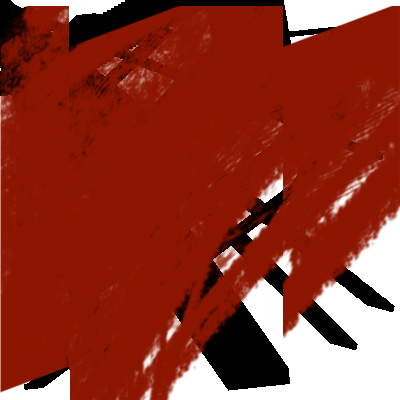
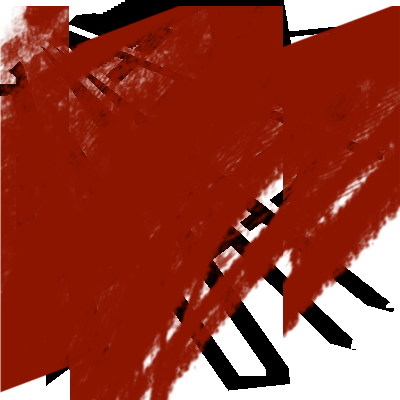
Two versions of the same layered image (400 x 400). Layer-by-layer changes:
painted on "Background" over [0, 0, 395, 390]
